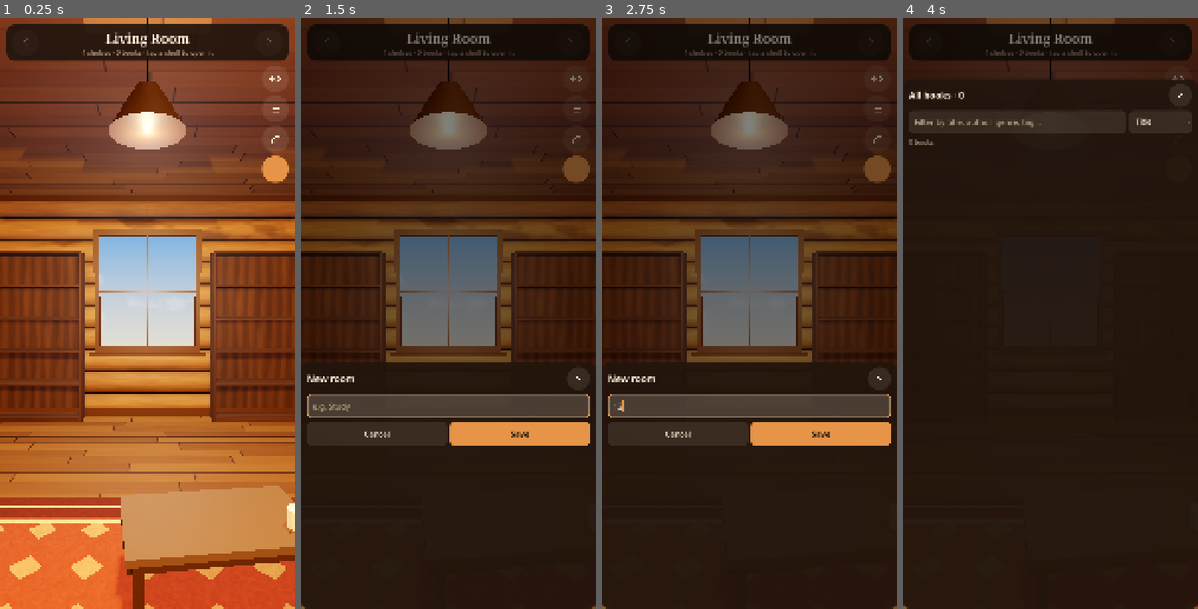
Above: before the commit, frames 1-4 (left to right).
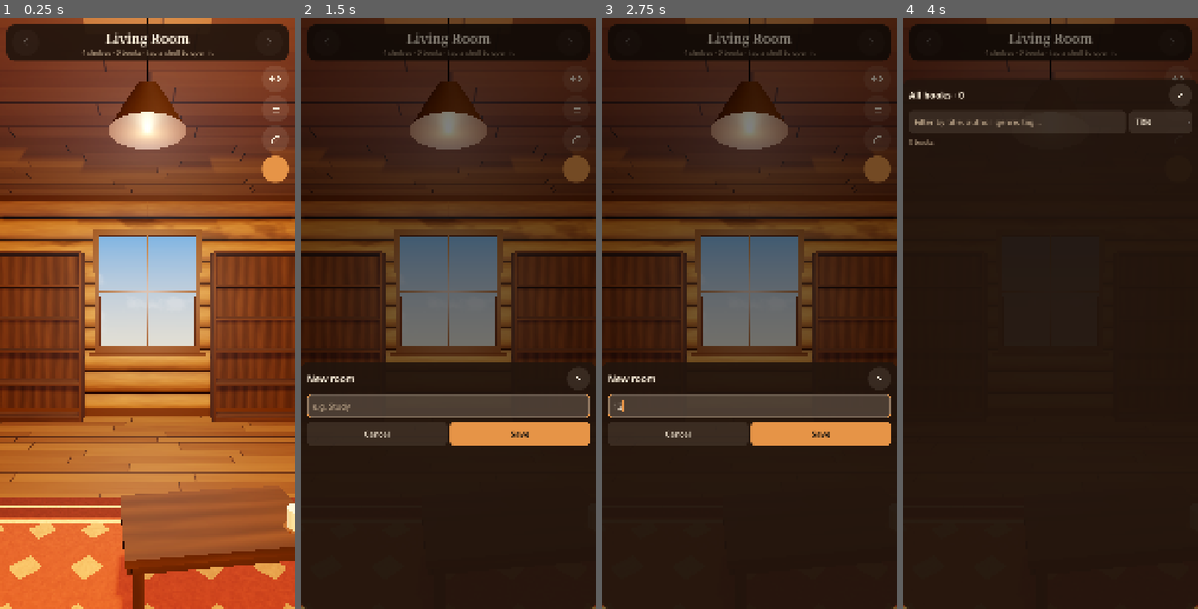
Above: after the commit, the same moments.

Repository: TheGoobsy/shelfcontrol
Game: Godot game, scene res://scenes/main.tscn
Same seed, same stepped clock (60 frames per second), same inputs: the game is played once before the commit and once after it.
Inputs (mouse positions are in pixels of both pictures, inside the frame that each line leads up to):
- Up to frame 1 (0.25 s): no input
- Up to frame 2 (1.5 s): click (448, 41) at 0.52 s; click "+ New room" at 1.25 s
- Up to frame 3 (2.75 s): click (749, 408) at 2.02 s; type "12" at 2.1 s
- Up to frame 4 (4 s): click (1177, 77) at 2.77 s; click (1177, 106) at 3.52 s

The runs differ from the first frame. In frame 1, 6.9% of the frame differs, in the area x 41-100%, y 79-94%; in frame 2, less than 0.1%; in frame 3, less than 0.1%; in frame 4, less than 0.1%.

Commit message:
Reading table in the style's shelf wood; leather armchair in Timber Lodge
Materials.shelf_wood and Materials.fabric are shared by bookcases and
furniture. Decor.box passes box_size so the wood grain follows each part.
Adds the Poly Haven Brown Leather set (CC0) for the lodge upholstery.

Co-Authored-By: Claude Fable 5.1 <noreply@anthropic.com>

Diff:
--- a/scripts/decor.gd
+++ b/scripts/decor.gd
@@ -16,7 +16,9 @@
 static func box(parent: Node3D, size: Vector3, pos: Vector3, mat: Material, rot := Vector3.ZERO) -> MeshInstance3D:
 	var bm := BoxMesh.new()
 	bm.size = size
-	return _mesh(parent, bm, pos, mat, rot)
+	var mi := _mesh(parent, bm, pos, mat, rot)
+	mi.set_instance_shader_parameter("box_size", size)  # lets the wood shader run its grain along the board
+	return mi
 
 static func cyl(parent: Node3D, r_top: float, r_bottom: float, h: float, pos: Vector3, mat: Material, rot := Vector3.ZERO) -> MeshInstance3D:
 	var cm := CylinderMesh.new()
@@ -350,9 +352,8 @@
 
 static func armchair(style: Dictionary) -> Node3D:
 	var root := Node3D.new()
-	var fabric_col: Color = style.get("fabric", Color(0.4, 0.25, 0.18))
-	var fabric := Materials.std(fabric_col, 0.95)
-	var cushion := Materials.std(fabric_col.lightened(0.12), 0.95)
+	var fabric := Materials.fabric(style)
+	var cushion := Materials.fabric(style, 0.12)
 	var leg := Materials.std(Color(0.2, 0.13, 0.08), 0.6)
 	box(root, Vector3(0.66, 0.36, 0.72), Vector3(0, 0.30, 0.04), fabric)
 	box(root, Vector3(0.62, 0.10, 0.62), Vector3(0, 0.53, 0.08), cushion)
@@ -439,14 +440,13 @@
 ## Low coffee table on the rug. Books being read are stacked on it by Room3D (child "Stack").
 static func reading_table(style: Dictionary) -> Node3D:
 	var root := Node3D.new()
-	var wood := Materials.std(style.get("trim", Color(0.3, 0.18, 0.1)).lightened(0.12), 0.75)
-	var dark := Materials.std(style.get("trim", Color(0.3, 0.18, 0.1)).darkened(0.2), 0.75)
+	var wood := Materials.shelf_wood(style)
 	const TOP_Y := 0.42
 	box(root, Vector3(0.96, 0.035, 0.54), Vector3(0, TOP_Y - 0.0175, 0), wood)
-	box(root, Vector3(0.90, 0.05, 0.48), Vector3(0, TOP_Y - 0.06, 0), dark)
+	box(root, Vector3(0.90, 0.05, 0.48), Vector3(0, TOP_Y - 0.06, 0), wood)
 	for sx in [-0.42, 0.42]:
 		for sz in [-0.21, 0.21]:
-			box(root, Vector3(0.045, TOP_Y - 0.085, 0.045), Vector3(sx, (TOP_Y - 0.085) / 2.0, sz), dark)
+			box(root, Vector3(0.045, TOP_Y - 0.085, 0.045), Vector3(sx, (TOP_Y - 0.085) / 2.0, sz), wood)
 	# a coaster with a mug on one end
 	cyl(root, 0.055, 0.055, 0.006, Vector3(0.36, TOP_Y + 0.003, 0.14), Materials.std(Color(0.35, 0.22, 0.14), 0.9))
 	var mug := Materials.std(Color(0.92, 0.88, 0.80), 0.55)
--- a/scripts/main.gd
+++ b/scripts/main.gd
@@ -660,6 +660,9 @@
 			_on_structure_changed()
 			var eye := Vector3(-0.3, 1.3, 1.2)
 			rig.snap(eye, CameraRig.look_basis(eye, Vector3(0.6, 0.9, -1.2)), 55.0)
+		"chair":
+			var eye := Vector3(0.0, 1.3, -0.5)
+			rig.snap(eye, CameraRig.look_basis(eye, Vector3(1.75, 0.5, 1.25)), 45.0)
 		"table":
 			var eye := Vector3(1.1, 1.25, 1.35)
 			rig.snap(eye, CameraRig.look_basis(eye, Room3D.TABLE_POS + Vector3(0, 0.45, 0)), 42.0)
--- a/scripts/materials.gd
+++ b/scripts/materials.gd
@@ -34,6 +34,33 @@
 		m.set_shader_parameter(pname, v)
 	_cache[key] = m
 	return m
+
+## The board material used by bookcases and wooden furniture, from a style's "shelf" spec.
+static func shelf_wood(style: Dictionary) -> Material:
+	var sh: Dictionary = style.get("shelf", {})
+	var spec := {
+		"shader": "wood",
+		"color_a": sh.get("color_a", Color(0.45, 0.28, 0.14)),
+		"color_b": sh.get("color_b", Color(0.30, 0.18, 0.09)),
+		"roughness": sh.get("roughness", 0.55),
+		"grain_scale": 1.0,
+	}
+	if sh.has("texture"):
+		spec["albedo_tex"] = str(sh["texture"])
+		spec["use_tex"] = 1.0
+		spec["tex_scale"] = float(sh.get("tex_scale", 1.0))
+		spec["tex_tint"] = sh.get("tint", Color.WHITE)
+	return from_spec(spec)
+
+## Upholstery: a photo set when the style has "fabric_spec", else a flat colour.
+static func fabric(style: Dictionary, lighten := 0.0) -> Material:
+	if style.has("fabric_spec"):
+		var spec: Dictionary = (style["fabric_spec"] as Dictionary).duplicate()
+		if lighten > 0.0:
+			spec["tint"] = (spec.get("tint", Color.WHITE) as Color).lightened(lighten)
+		return from_spec(spec)
+	var col: Color = style.get("fabric", Color(0.4, 0.25, 0.18))
+	return std(col.lightened(lighten) if lighten > 0.0 else col, 0.95)
 
 ## Photo-based material from a "<base>_diff.jpg / _nor_gl.jpg / _rough.jpg" set (Poly Haven naming),
 ## projected in world space (triplanar) so it tiles seamlessly across walls, floor and ceiling.
--- a/scripts/shelf3d.gd
+++ b/scripts/shelf3d.gd
@@ -55,20 +55,7 @@
 func _build_case() -> void:
 	for c in case_root.get_children():
 		c.queue_free()
-	var sh: Dictionary = style.get("shelf", {})
-	var spec := {
-		"shader": "wood",
-		"color_a": sh.get("color_a", Color(0.45, 0.28, 0.14)),
-		"color_b": sh.get("color_b", Color(0.30, 0.18, 0.09)),
-		"roughness": sh.get("roughness", 0.55),
-		"grain_scale": 1.0,
-	}
-	if sh.has("texture"):
-		spec["albedo_tex"] = str(sh["texture"])
-		spec["use_tex"] = 1.0
-		spec["tex_scale"] = float(sh.get("tex_scale", 1.0))
-		spec["tex_tint"] = sh.get("tint", Color.WHITE)
-	var mat := Materials.from_spec(spec)
+	var mat := Materials.shelf_wood(style)
 	_box(Vector3(SIDE_T, H, D), Vector3(-W / 2.0 + SIDE_T / 2.0, H / 2.0, 0), mat)
 	_box(Vector3(SIDE_T, H, D), Vector3(W / 2.0 - SIDE_T / 2.0, H / 2.0, 0), mat)
 	_box(Vector3(W, TOP_T, D), Vector3(0, H - TOP_T / 2.0, 0), mat)
--- a/scripts/styles.gd
+++ b/scripts/styles.gd
@@ -50,6 +50,7 @@
 		"cat_color": Color(0.35, 0.30, 0.28),
 		"rug": {"field": Color(0.36, 0.16, 0.12), "border": Color(0.20, 0.09, 0.07), "accent": Color(0.78, 0.64, 0.42)},
 		"fabric": Color(0.30, 0.22, 0.18),
+		"fabric_spec": {"pbr": "res://textures/lodge/brown_leather", "tile": 0.45, "normal_scale": 0.9, "tint": Color(0.70, 0.60, 0.54), "roughness": 1.0},
 		"pot": Color(0.45, 0.30, 0.22),
 		"ui_bg": Color(0.11, 0.07, 0.05, 0.92), "ui_fg": Color(0.96, 0.91, 0.83), "ui_accent": Color(0.86, 0.55, 0.26), "ui_muted": Color(0.72, 0.64, 0.54),
 	},
Binary file added: textures/lodge/brown_leather_diff.jpg
Not shown, added: textures/lodge/brown_leather_diff.jpg.import
Binary file added: textures/lodge/brown_leather_nor_gl.jpg
Not shown, added: textures/lodge/brown_leather_nor_gl.jpg.import
Binary file added: textures/lodge/brown_leather_rough.jpg
Not shown, added: textures/lodge/brown_leather_rough.jpg.import
Not shown, changed: README.md
